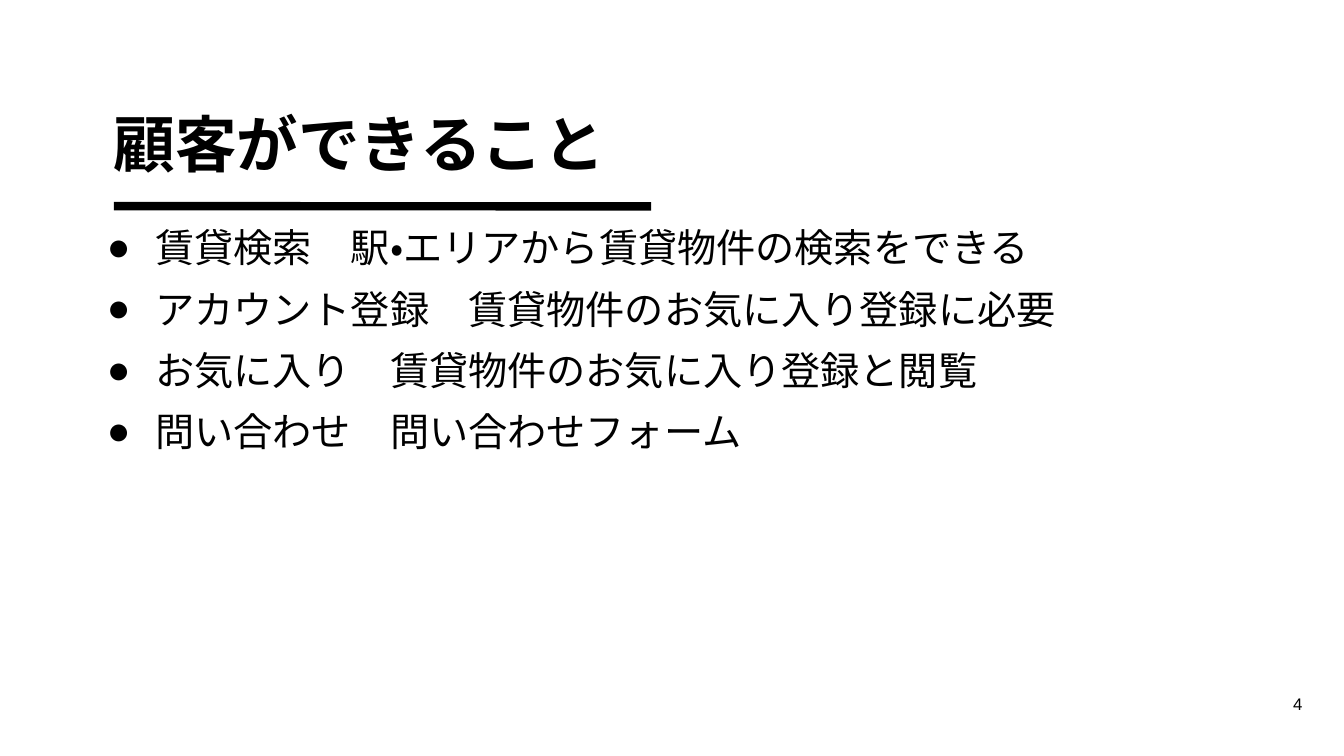
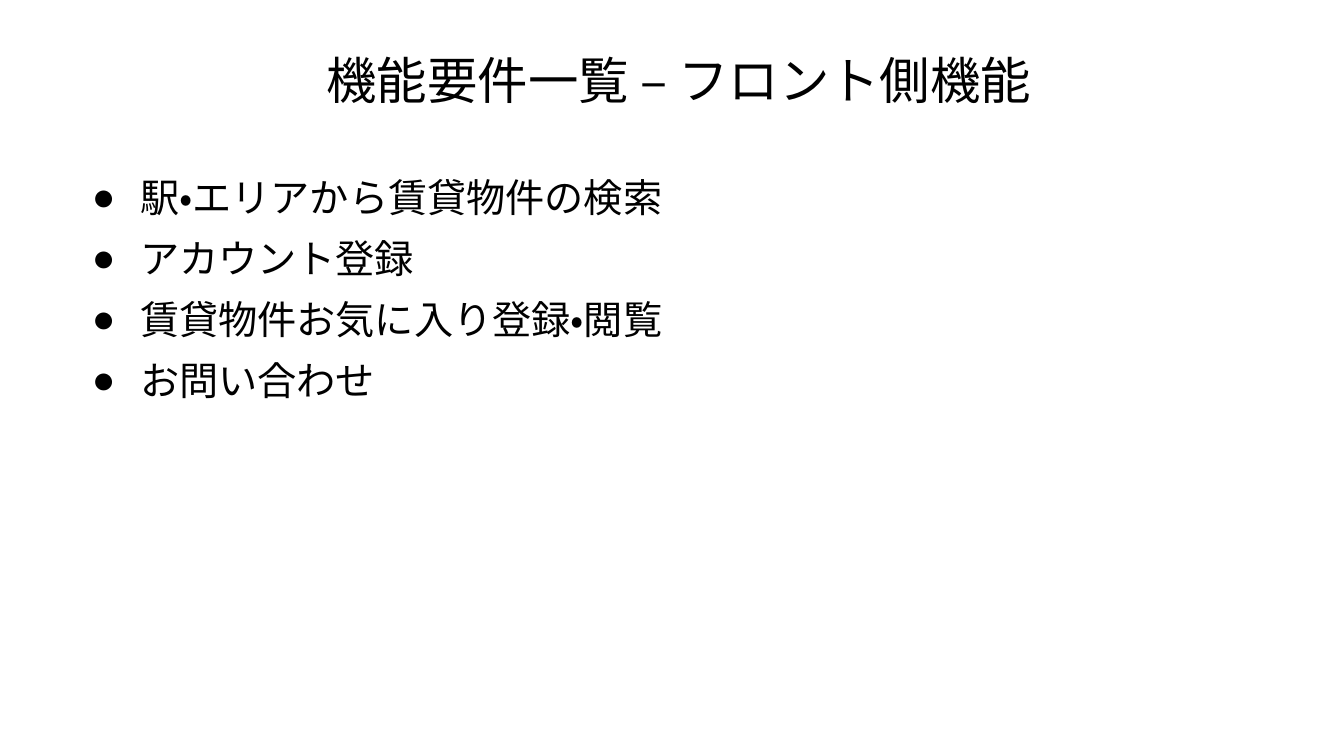
Before and after one commit to akikun918/apart-management-system, a slide deck: slide 7 of 要件定義書.pptx (slide 4 before the commit). Drawn at 1344x756 pixels with LibreOffice and Linux fonts; fonts in the diff are those of the drawing. Boxes give left, top, right and bottom in pixels: in the first picture for what was removed or moved away, otherwise in the second. Text is boxed around its words. In the diff, an @@ line names an element or a change of style, - is before the commit and + after.

```diff
--- a/要件定義書.pptx
+++ b/要件定義書.pptx
@@ title added at (326,56,1031,103), 36 pt, text #000000 @@
+機能要件一覧 – フロント側機能
@@ title removed at (113,114,605,173) @@
-顧客ができること
@@ text at (140,179,662,399): text changed @@
-● 賃貸検索 駅・エリアから賃貸物件の検索をできる
-● アカウント登録 賃貸物件のお気に入り登録に必要
-● お気に入り 賃貸物件のお気に入り登録と閲覧
-● 問い合わせ 問い合わせフォーム
+● 駅・エリアから賃貸物件の検索
+● アカウント登録
+● 賃貸物件お気に入り登録・閲覧
+● お問い合わせ
@@ line removed from (114, 206) to (651, 207) @@
@@ page number removed at (1293,698,1302,710) @@
-4
```
Also in this commit, not shown: 7 other slides changed, 5 slides added, 2 slides removed.
